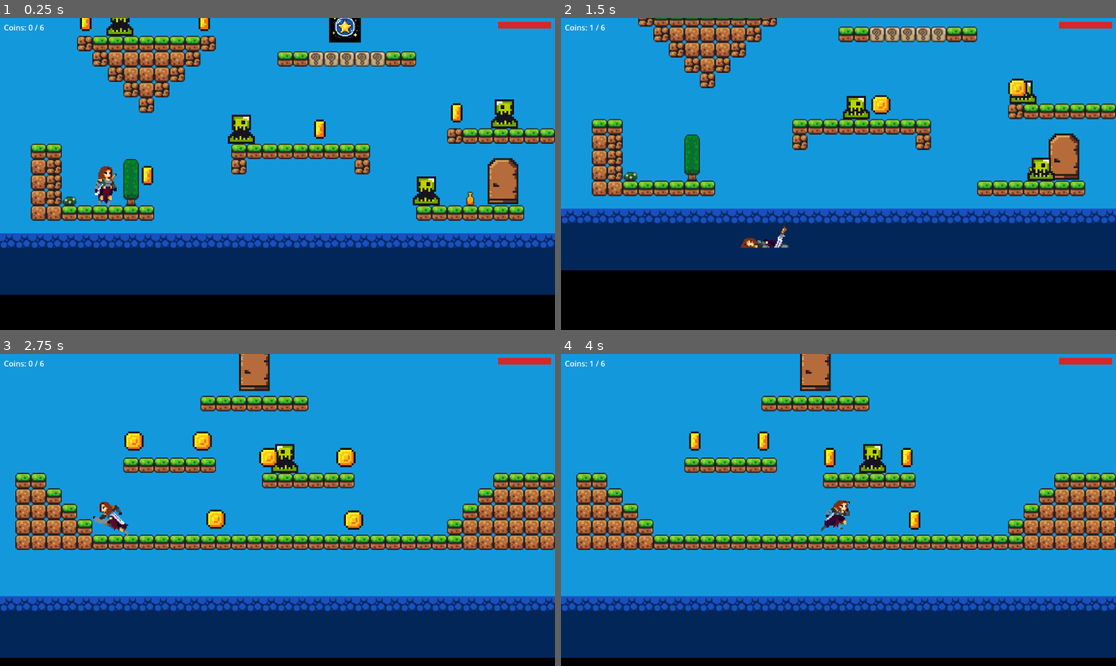
Above: before the commit, frames 1-4 (two rows, left to right).
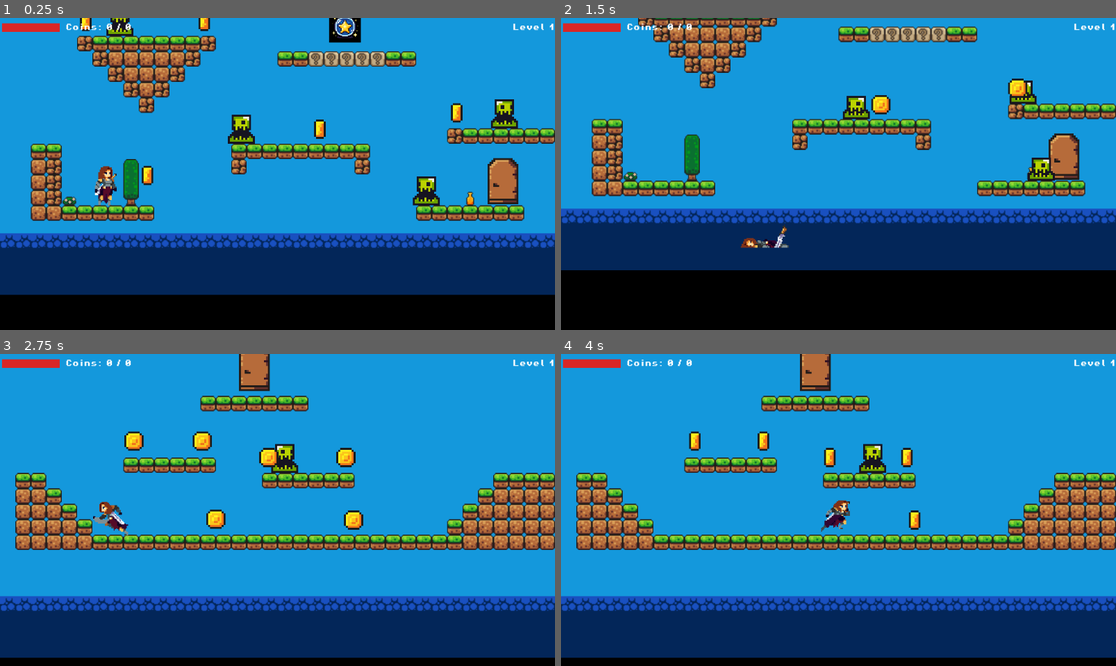
Above: after the commit, the same moments.

Repository: RazorRyan/PrincessCoinQuest
Game: Godot game, scene res://scenes/levels/forest_levels/Level03.tscn
The game is run twice, just before and just after one commit, with the same random seed, the same clock (stepped at 60 frames per second) and the same inputs. This scene is started directly instead of the project's main scene. Sound files missing from this copy of the repository are replaced by a short silence.
Inputs (mouse positions are in pixels of both pictures, inside the frame that each line leads up to):
- Up to frame 1 (0.25 s): no input
- Up to frame 2 (1.5 s): tap Enter at 0.5 s; move the mouse to (960, 158) at 0.52 s; hold D (move_right) from 0.53 s (still down); tap J (attack) at 0.6, 1.35 s; click (960, 158) at 0.67 s; tap Space (jump) at 0.77 s; move the mouse to (727, 189) at 1.27 s
- Up to frame 3 (2.75 s): tap Space (jump) at 1.52 s; move the mouse to (333, 441) at 2.02 s; release D (move_right) at 2.03 s; hold A (move_left) from 2.03 s (still down); tap J (attack) at 2.1 s
- Up to frame 4 (4 s): move the mouse to (810, 572) at 2.77 s; release A (move_left) at 2.78 s; hold D (move_right) from 2.78 s (still down); tap J (attack) at 2.85, 3.6 s; click (810, 572) at 2.92 s; tap Space (jump) at 3.02, 3.77 s; move the mouse to (1005, 556) at 3.52 s

The runs differ from the first frame. In frame 1, 0.7% of the frame differs, in the area x 0-100%, y 1-5%; in frame 2, 0.7%; in frame 3, 0.7%; in frame 4, 0.7%.
Error after the commit: Invalid assignment of property or key 'text' with value of type 'String' on a base object of type 'null instance'. (res://scripts/ui/Hud.gd:22)

Commit message:
HUD upgrade and pause menu

Diff:
--- a/src/scenes/ui/HUD.tscn
+++ b/src/scenes/ui/HUD.tscn
@@ -9,25 +9,112 @@
 [sub_resource type="StyleBoxFlat" id="StyleBoxFlat_hpfill"]
 bg_color = Color(0.85, 0.15, 0.15, 1)
 
+[sub_resource type="StyleBoxFlat" id="StyleBoxFlat_topbar"]
+bg_color = Color(0.05, 0.05, 0.08, 0.88)
+
+[sub_resource type="StyleBoxFlat" id="StyleBoxFlat_panel"]
+bg_color = Color(0.08, 0.08, 0.12, 0.96)
+corner_radius_top_left = 6
+corner_radius_top_right = 6
+corner_radius_bottom_right = 6
+corner_radius_bottom_left = 6
+
 [node name="Hud" type="CanvasLayer" unique_id=203162232]
+process_mode = 3
 script = ExtResource("1_kw0id")
 
-[node name="CoinLabel" type="Label" parent="." unique_id=1022225481]
-offset_left = 8.0
-offset_top = 8.0
-offset_right = 200.0
-offset_bottom = 28.0
+[node name="TopBar" type="HBoxContainer" parent="." unique_id=300000001]
+anchor_right = 1.0
+offset_left = 4.0
+offset_top = 4.0
+offset_bottom = 36.0
+theme_override_constants/separation = 12
+theme_override_styles/panel = SubResource("StyleBoxFlat_topbar")
 
-[node name="HealthBar" type="ProgressBar" parent="." unique_id=1022225482]
-anchor_left = 1.0
-anchor_right = 1.0
-offset_left = -118.0
-offset_top = 8.0
-offset_right = -8.0
-offset_bottom = 22.0
+[node name="HealthBar" type="ProgressBar" parent="TopBar" unique_id=1022225482]
+custom_minimum_size = Vector2(120, 18)
+size_flags_vertical = 4
 min_value = 0.0
 max_value = 1.0
 value = 1.0
 show_percentage = false
 theme_override_styles/background = SubResource("StyleBoxFlat_hpbg")
 theme_override_styles/fill = SubResource("StyleBoxFlat_hpfill")
+
+[node name="CoinLabel" type="Label" parent="TopBar" unique_id=1022225481]
+size_flags_horizontal = 3
+size_flags_vertical = 4
+text = "Coins: 0 / 0"
+theme_override_fonts/font = ExtResource("2_font")
+theme_override_font_sizes/font_size = 14
+
+[node name="LevelLabel" type="Label" parent="TopBar" unique_id=300000004]
+size_flags_horizontal = 3
+size_flags_vertical = 4
+horizontal_alignment = 2
+text = "Level 1"
+theme_override_fonts/font = ExtResource("2_font")
+theme_override_font_sizes/font_size = 14
+
+[node name="PauseMenu" type="Control" parent="." unique_id=300000005]
+visible = false
+process_mode = 3
+anchor_right = 1.0
+anchor_bottom = 1.0
+
+[node name="Overlay" type="ColorRect" parent="PauseMenu" unique_id=300000006]
+anchor_right = 1.0
+anchor_bottom = 1.0
+color = Color(0, 0, 0, 0.6)
+
+[node name="Panel" type="Panel" parent="PauseMenu" unique_id=300000007]
+anchor_left = 0.5
+anchor_top = 0.5
+anchor_right = 0.5
+anchor_bottom = 0.5
+offset_left = -104.0
+offset_top = -116.0
+offset_right = 104.0
+offset_bottom = 116.0
+theme_override_styles/panel = SubResource("StyleBoxFlat_panel")
+
+[node name="Margin" type="MarginContainer" parent="PauseMenu/Panel" unique_id=300000008]
+anchor_right = 1.0
+anchor_bottom = 1.0
+theme_override_constants/margin_left = 14
+theme_override_constants/margin_top = 14
+theme_override_constants/margin_right = 14
+theme_override_constants/margin_bottom = 14
+
+[node name="VBoxContainer" type="VBoxContainer" parent="PauseMenu/Panel/Margin" unique_id=300000009]
+theme_override_constants/separation = 10
+
+[node name="TitleLabel" type="Label" parent="PauseMenu/Panel/Margin/VBoxContainer" unique_id=300000010]
+horizontal_alignment = 1
+text = "PAUSED"
+theme_override_fonts/font = ExtResource("2_font")
+theme_override_font_sizes/font_size = 18
+
+[node name="HSeparator" type="HSeparator" parent="PauseMenu/Panel/Margin/VBoxContainer" unique_id=300000011]
+
+[node name="ResumeButton" type="Button" parent="PauseMenu/Panel/Margin/VBoxContainer" unique_id=300000012]
+process_mode = 3
+text = "Resume"
+theme_override_fonts/font = ExtResource("2_font")
+theme_override_font_sizes/font_size = 14
+
+[node name="RestartButton" type="Button" parent="PauseMenu/Panel/Margin/VBoxContainer" unique_id=300000013]
+process_mode = 3
+text = "Restart Level"
+theme_override_fonts/font = ExtResource("2_font")
+theme_override_font_sizes/font_size = 14
+
+[node name="MainMenuButton" type="Button" parent="PauseMenu/Panel/Margin/VBoxContainer" unique_id=300000014]
+process_mode = 3
+text = "Main Menu"
+theme_override_fonts/font = ExtResource("2_font")
+theme_override_font_sizes/font_size = 14
+
+[connection signal="pressed" from="PauseMenu/Panel/Margin/VBoxContainer/ResumeButton" to="." method="_on_resume_pressed"]
+[connection signal="pressed" from="PauseMenu/Panel/Margin/VBoxContainer/RestartButton" to="." method="_on_restart_pressed"]
+[connection signal="pressed" from="PauseMenu/Panel/Margin/VBoxContainer/MainMenuButton" to="." method="_on_main_menu_pressed"]
--- a/src/scripts/Hud.gd
+++ b/src/scripts/Hud.gd
@@ -1,10 +1,13 @@
 extends CanvasLayer
 
-@onready var coin_label: Label = $CoinLabel
-@onready var health_bar: ProgressBar = $HealthBar
+@onready var health_bar: ProgressBar = $TopBar/HealthBar
+@onready var coin_label: Label = $TopBar/CoinLabel
+@onready var level_label: Label = $TopBar/LevelLabel
+@onready var pause_menu: Control = $PauseMenu
 
 func _ready() -> void:
 	GameManager.coins_changed.connect(_on_coins_changed)
+	_update_level_label()
 	call_deferred("_connect_player")
 
 func _connect_player() -> void:
@@ -18,8 +21,33 @@
 		player.hp_changed.connect(_on_player_hp_changed)
 	_on_player_hp_changed(player.hp, player.max_hp)
 
+func _unhandled_key_input(event: InputEvent) -> void:
+	if event.is_action_pressed("ui_cancel") and not event.is_echo():
+		_toggle_pause()
+
+func _toggle_pause() -> void:
+	var paused := not get_tree().paused
+	get_tree().paused = paused
+	pause_menu.visible = paused
+
+func _update_level_label() -> void:
+	level_label.text = "Level %d" % (GameManager.current_level_index + 1)
+
 func _on_coins_changed(current: int, total: int) -> void:
 	coin_label.text = "Coins: %d / %d" % [current, total]
 
 func _on_player_hp_changed(current: int, maximum: int) -> void:
 	health_bar.value = float(current) / float(maximum)
+
+func _on_resume_pressed() -> void:
+	_toggle_pause()
+
+func _on_restart_pressed() -> void:
+	get_tree().paused = false
+	pause_menu.visible = false
+	GameManager.restart_level()
+
+func _on_main_menu_pressed() -> void:
+	get_tree().paused = false
+	pause_menu.visible = false
+	get_tree().change_scene_to_file("res://scenes/levels/MainMenu.tscn")
Not shown, changed: src/CHANGELOG.md
